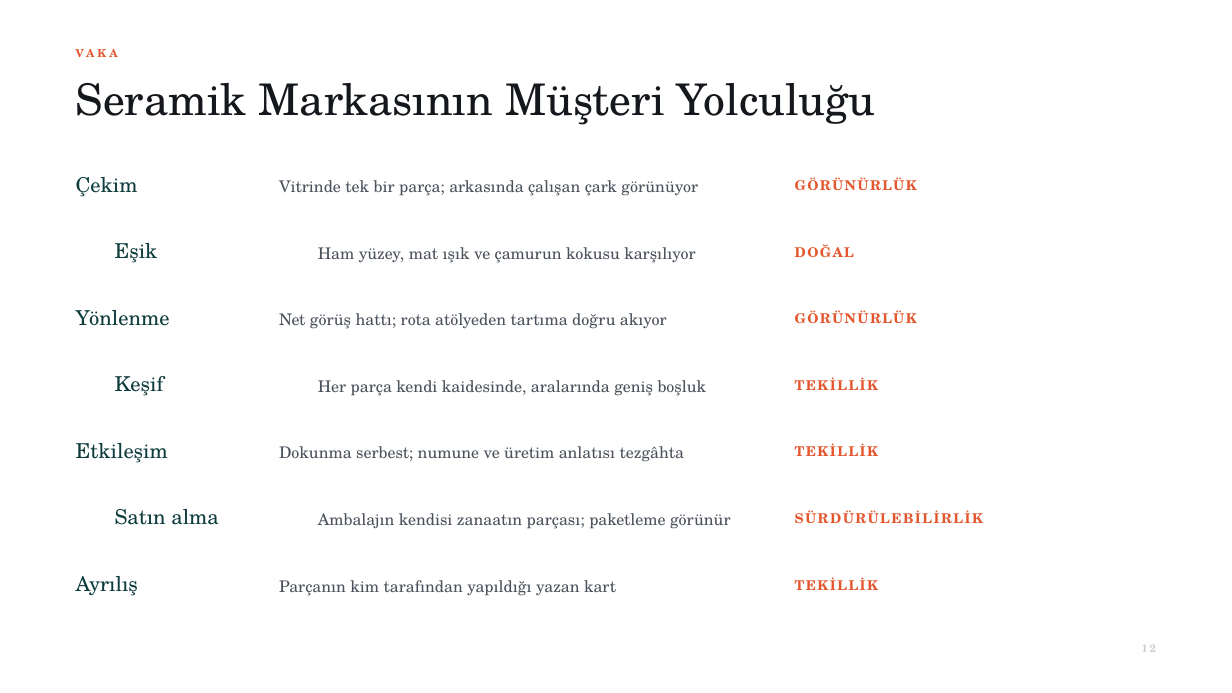
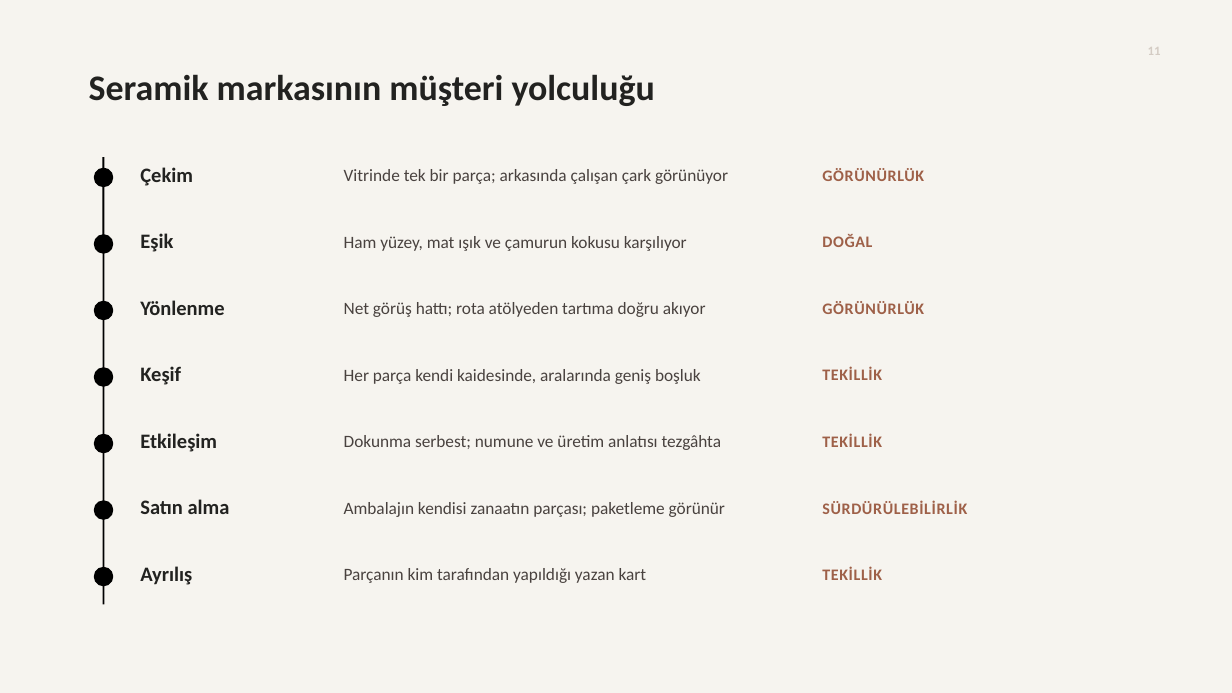
Before and after one commit to bunal91/sanat-ve-mekan, a slide deck: slide 12 of magaza-tasarimi-dersi/IMC301-Sunum-1.pptx. Drawn at 1232x693 pixels with LibreOffice and Linux fonts; fonts in the diff are those of the drawing. Boxes give left, top, right and bottom in pixels: in the first picture for what was removed or moved away, otherwise in the second. Text is boxed around its words. In the diff, an @@ line names an element or a change of style, - is before the commit and + after.

```diff
--- a/magaza-tasarimi-dersi/IMC301-Sunum-1.pptx
+++ b/magaza-tasarimi-dersi/IMC301-Sunum-1.pptx
@@ background #FFFFFF to #F6F4EF @@
@@ text removed at [76, 46, 769, 68] @@
-VAKA
@@ text added at [1148, 47, 1161, 55], 10 pt, text #D4CCC4, bold @@
+11
@@ text at [89, 74, 655, 106]: text changed; size 34 to 28 pt; font TeX Gyre Schola to Calibri; text colour #14171C to #222220; bold on @@
-Seramik Markasının Müşteri Yolculuğu
+Seramik markasının müşteri yolculuğu
@@ ellipse added at [94, 168, 112, 186], fill #000000, outline #000000 1.5 pt @@
@@ line added from (104, 157) to (104, 604), #000000 1.5 pt @@
@@ text "Vitrinde tek bir parça; arkasında ...": place and size @@
-text "Vitrinde tek bir parça; arkasında ..." at [279, 180, 698, 196]
+text "Vitrinde tek bir parça; arkasında ..." at [344, 169, 728, 184]
@@ text "GÖRÜNÜRLÜK": place and size @@
-text "GÖRÜNÜRLÜK" at [795, 177, 1156, 205]
+text "GÖRÜNÜRLÜK" at [822, 168, 924, 181]
@@ ellipse added at [94, 235, 112, 252], fill #000000, outline #000000 1.5 pt @@
@@ text "Ham yüzey, mat ışık ve ...": place and size @@
-text "Ham yüzey, mat ışık ve ..." at [318, 247, 695, 263]
+text "Ham yüzey, mat ışık ve ..." at [344, 236, 687, 251]
@@ text "DOĞAL": place and size @@
-text "DOĞAL" at [795, 244, 854, 257]
+text "DOĞAL" at [822, 235, 872, 247]
@@ text "Net görüş hattı; rota atölyeden ...": place and size @@
-text "Net görüş hattı; rota atölyeden ..." at [279, 313, 667, 329]
+text "Net görüş hattı; rota atölyeden ..." at [344, 302, 706, 317]
@@ text "GÖRÜNÜRLÜK": place and size @@
-text "GÖRÜNÜRLÜK" at [795, 311, 1156, 338]
+text "GÖRÜNÜRLÜK" at [822, 301, 924, 314]
@@ ellipse added at [94, 302, 112, 320], fill #000000, outline #000000 1.5 pt @@
@@ ellipse added at [94, 368, 112, 385], fill #000000, outline #000000 1.5 pt @@
@@ text "Her parça kendi kaidesinde, aralarında ...": place and size @@
-text "Her parça kendi kaidesinde, aralarında ..." at [318, 380, 707, 396]
+text "Her parça kendi kaidesinde, aralarında ..." at [344, 369, 701, 384]
@@ text "TEKİLLİK": place and size @@
-text "TEKİLLİK" at [795, 377, 878, 390]
+text "TEKİLLİK" at [822, 368, 882, 380]
@@ ellipse added at [94, 435, 112, 453], fill #000000, outline #000000 1.5 pt @@
@@ font TeX Gyre Schola to Calibri, text colour #0F3D3E to #222220, bold on in 7 elements at [140, 366, 181, 385], [140, 233, 173, 252], [140, 499, 230, 514], [140, 566, 192, 585], [140, 300, 224, 315], [140, 167, 193, 186], [140, 433, 217, 452] @@
@@ 4 texts: place and size @@
-4 texts at [76, 177, 170, 596]
+4 texts at [140, 167, 224, 585]
@@ text "Dokunma serbest; numune ve üretim ...": place and size @@
-text "Dokunma serbest; numune ve üretim ..." at [279, 446, 684, 462]
+text "Dokunma serbest; numune ve üretim ..." at [344, 435, 721, 450]
@@ text "TEKİLLİK": place and size @@
-text "TEKİLLİK" at [795, 443, 878, 456]
+text "TEKİLLİK" at [822, 434, 882, 447]
@@ ellipse added at [94, 501, 112, 518], fill #000000, outline #000000 1.5 pt @@
@@ 3 texts: place and size @@
-3 texts at [115, 243, 218, 525]
+3 texts at [140, 233, 230, 514]
@@ text "Ambalajın kendisi zanaatın parçası; paketleme ...": place and size @@
-text "Ambalajın kendisi zanaatın parçası; paketleme ..." at [318, 513, 731, 529]
+text "Ambalajın kendisi zanaatın parçası; paketleme ..." at [344, 502, 725, 517]
@@ text "SÜRDÜRÜLEBİLİRLİK": place and size @@
-text "SÜRDÜRÜLEBİLİRLİK" at [972, 513, 983, 523]
+text "SÜRDÜRÜLEBİLİRLİK" at [822, 501, 967, 514]
@@ ellipse added at [94, 567, 112, 585], fill #000000, outline #000000 1.5 pt @@
@@ size 12.5 to 13.5 pt, font TeX Gyre Schola to Calibri, text colour #4B525C to #49423F; line spacing 16pt to 1 in 7 elements at [344, 236, 687, 251], [344, 369, 701, 384], [344, 502, 725, 517], [344, 169, 728, 184], [344, 302, 706, 317], [344, 435, 721, 450], [344, 568, 647, 583] @@
@@ text "Parçanın kim tarafından yapıldığı yazan ...": place and size @@
-text "Parçanın kim tarafından yapıldığı yazan ..." at [279, 580, 616, 596]
+text "Parçanın kim tarafından yapıldığı yazan ..." at [344, 568, 647, 583]
@@ size 10.5 to 12.5 pt, font TeX Gyre Schola to Calibri, text colour #E4572E to #9E6048, letter spacing 1.2 to 0.5 pt in 7 elements at [822, 168, 924, 181], [822, 235, 872, 247], [822, 301, 924, 314], [822, 368, 882, 380], [822, 434, 882, 447], [822, 501, 967, 514], [822, 567, 882, 580] @@
@@ text "TEKİLLİK": place and size @@
-text "TEKİLLİK" at [795, 577, 878, 590]
+text "TEKİLLİK" at [822, 567, 882, 580]
@@ text removed at [1142, 645, 1156, 652] @@
-12
```
Also in this commit, not shown: 17 other slides changed, 1 other file.
